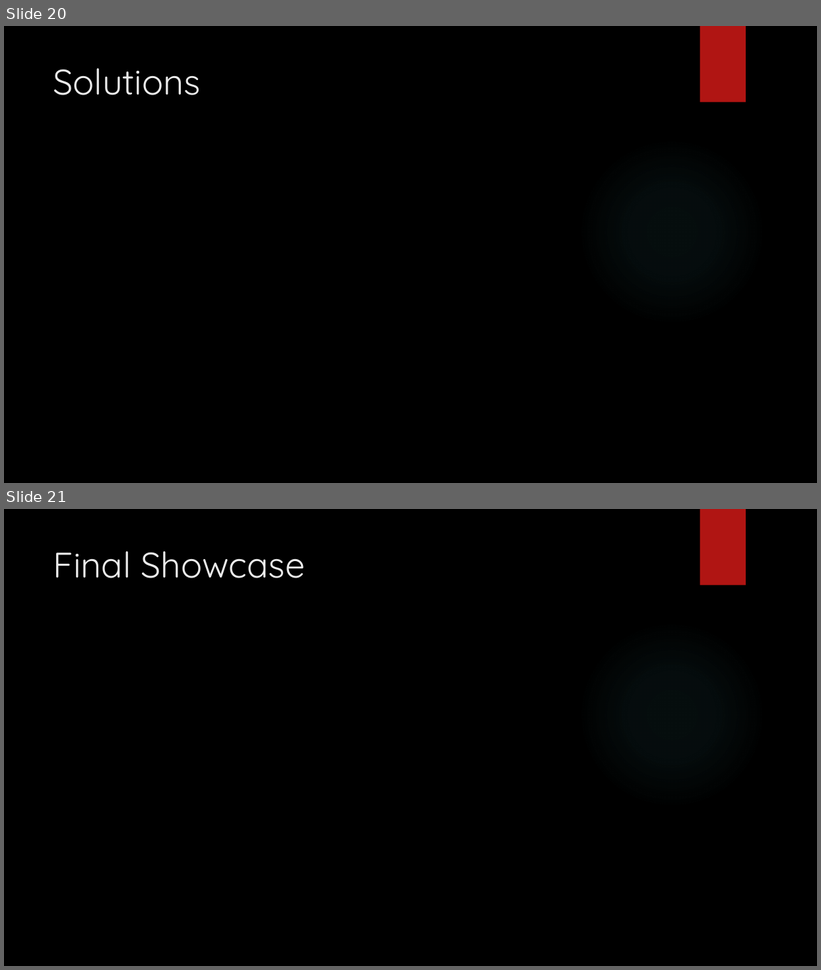
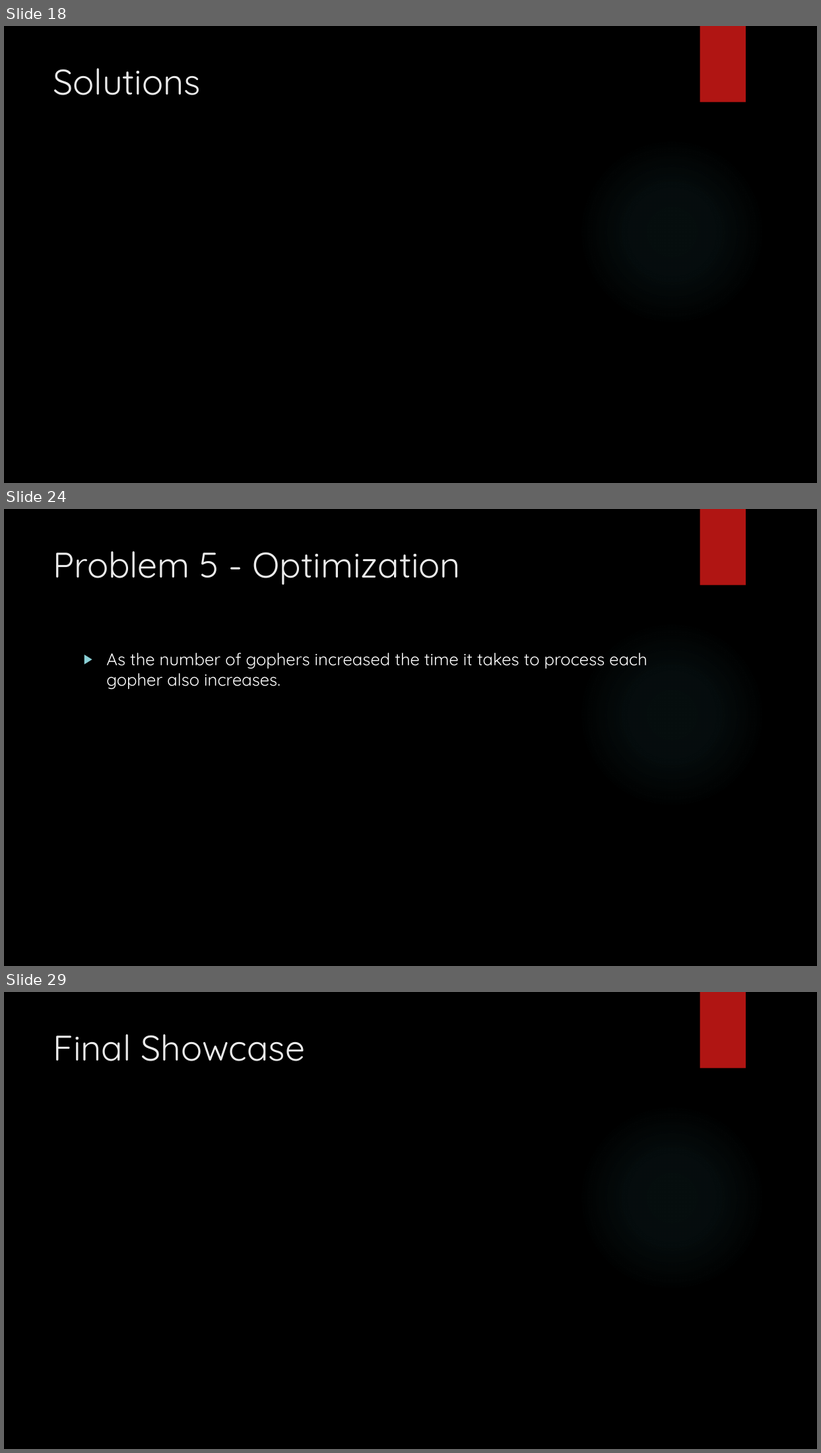
Before and after one commit to jaminologist/GopherLife, a slide deck: GopherLife.pptx. Shown one above the other, each under a label of ours: slides 20 and 21 before the commit, slides 18, 24 and 29 after it; the slides between them are not shown. The pictures are 821x970 and 821x1453 pixels, drawn with LibreOffice and Linux fonts; fonts in the diff are those of the drawing; background and template pictures are left out. Boxes give left, top, right and bottom in pixels: in the first picture for what was removed or moved away, otherwise in the second. Text is boxed around its words. In the diff, an @@ line names an element or a change of style, - is before the commit and + after.

```diff
--- a/GopherLife.pptx
+++ b/GopherLife.pptx
@@ slide 24 added at bbox=[4, 509, 817, 966], background picture (left out); not listed: 2 template elements that a slide beside it also shows @@
@@ title added at bbox=[54, 551, 461, 585], 42 pt, text #EBEBEB @@
+Problem 5 - Optimization
@@ text added at bbox=[106, 653, 648, 689], 20 pt, text #FFFFFF @@
+▶ As the number of gophers increased the time it takes to process each gopher also increases.
@@ what was slide 20 is now slide 18 @@
@@ what was slide 21 is now slide 29 @@
```
Also in this commit, not shown: 4 slides changed, 7 other slides added.
